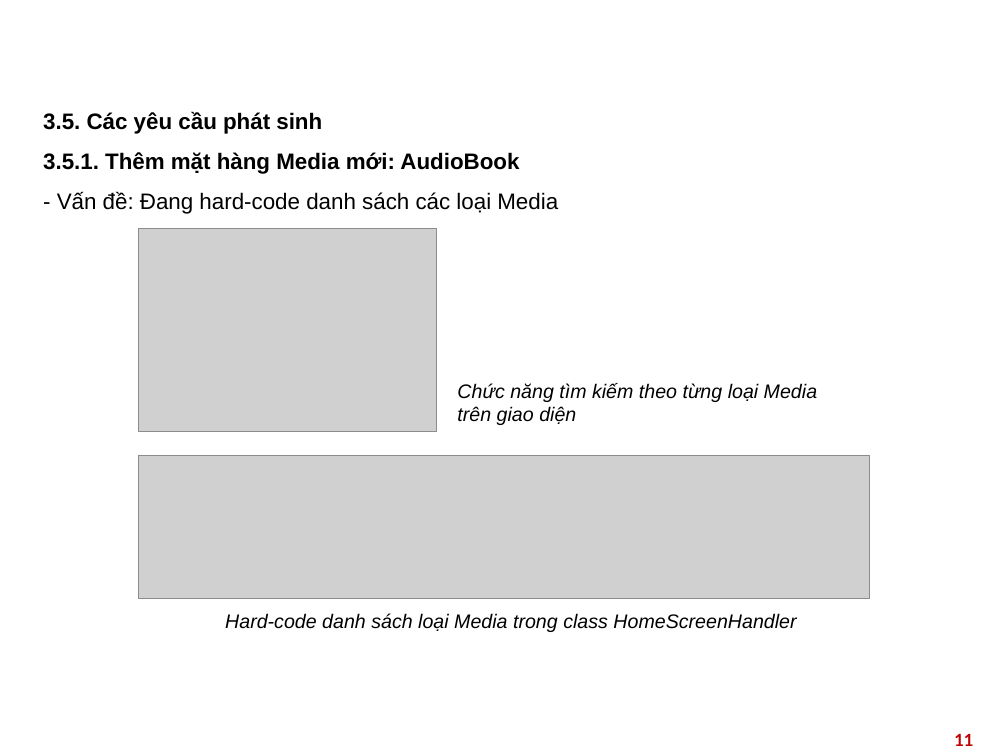
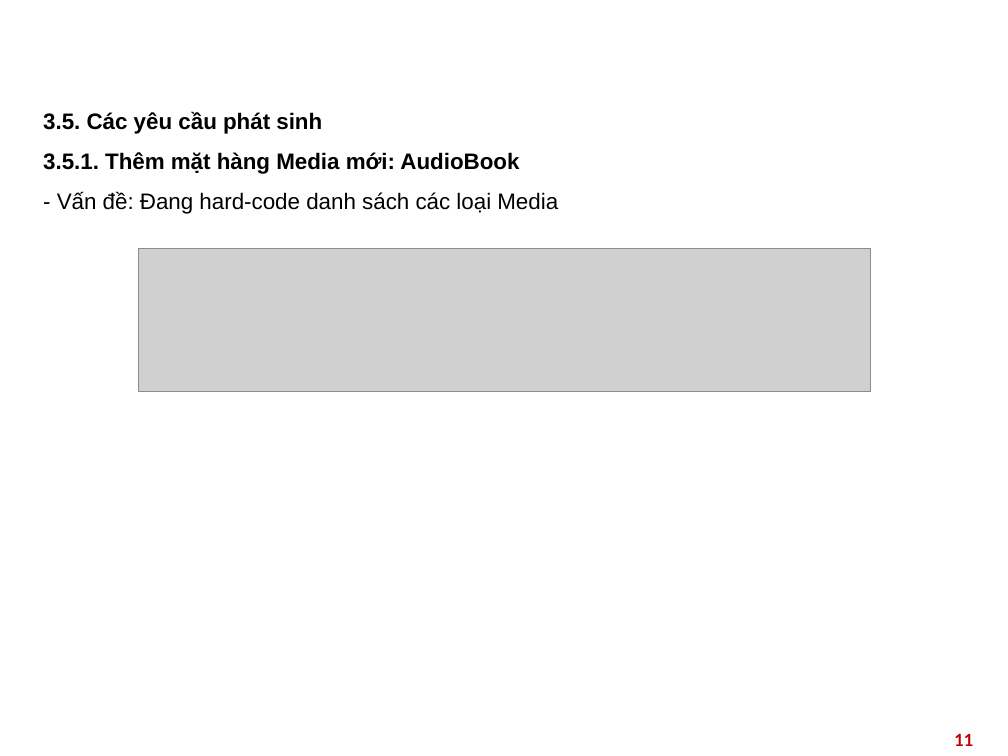
Before and after one commit to HieuPham2000/DP.20212.03, a slide deck: slide 11 of presentation/Design_Pattern_Slide.pptx. Drawn at 1008x756 pixels with LibreOffice and Linux fonts; fonts in the diff are those of the drawing; grey boxes stand for pictures; background and template pictures are left out. Boxes give left, top, right and bottom in pixels: in the first picture for what was removed or moved away, otherwise in the second. Text is boxed around its words. In the diff, an @@ line names an element or a change of style, - is before the commit and + after.

Commit message:
update slide for presentation

```diff
--- a/presentation/Design_Pattern_Slide.pptx
+++ b/presentation/Design_Pattern_Slide.pptx
@@ picture removed at <box>138,229,436,431</box> @@
@@ picture: place and size @@
-picture at <box>138,456,870,598</box>
+picture at <box>139,249,871,391</box>
@@ text removed at <box>457,383,817,425</box> @@
-Chức năng tìm kiếm theo từng loại Media trên giao diện
@@ text removed at <box>225,613,796,632</box> @@
-Hard-code danh sách loại Media trong class HomeScreenHandler
```
Also in this commit, not shown: 7 other slides changed, 1 slide added, 1 slide removed, 8 other files.
